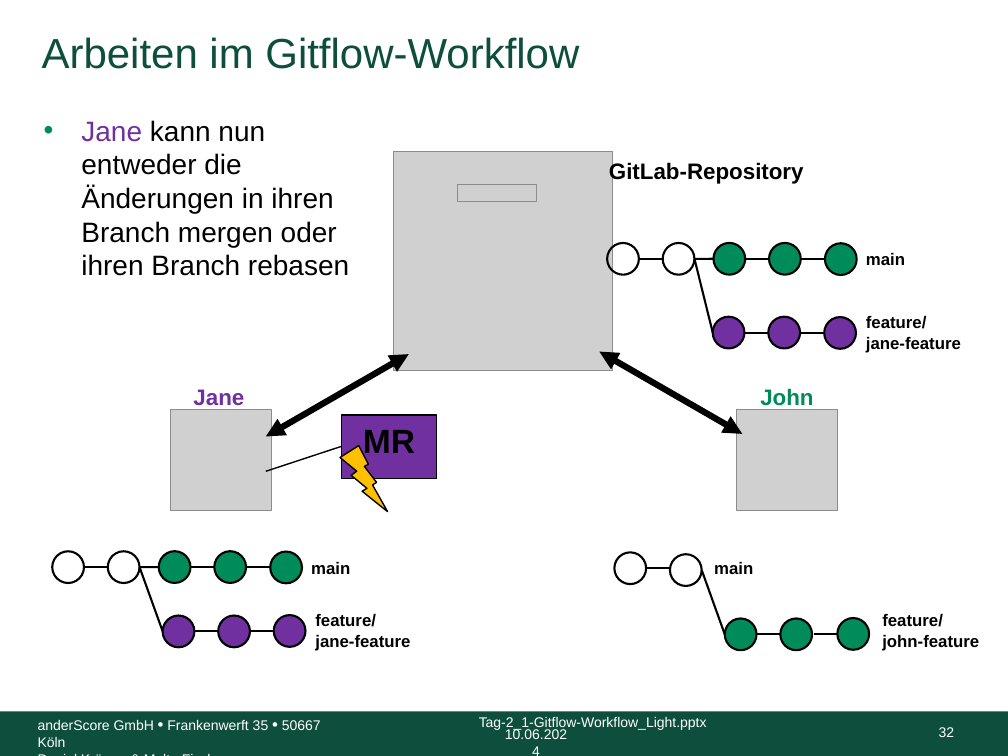
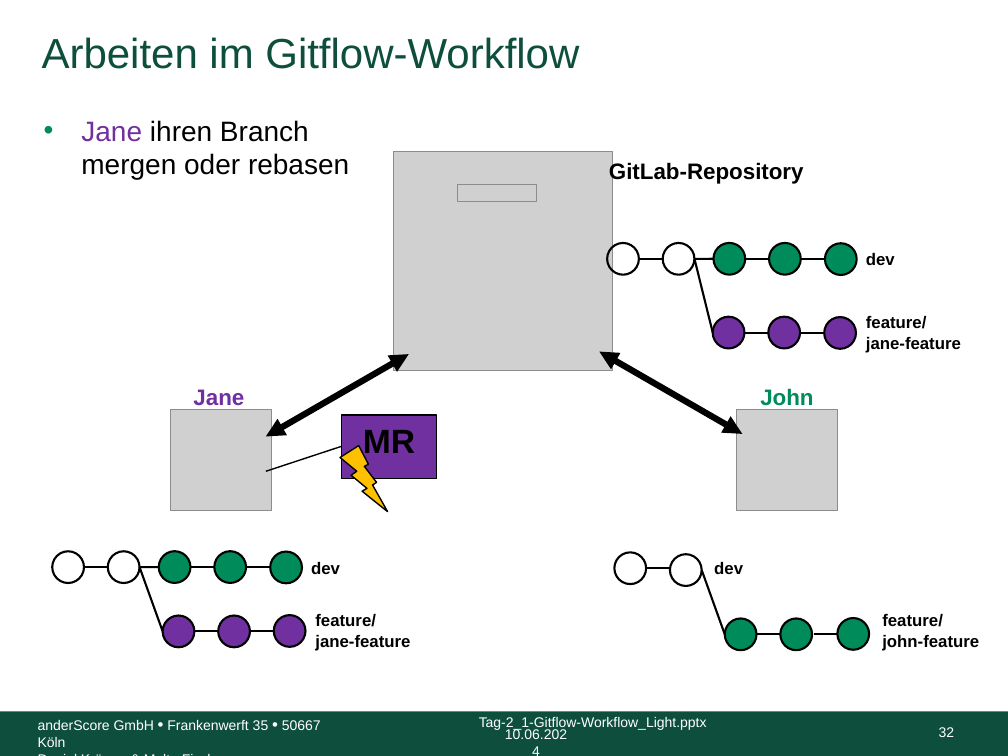
Before and after one commit to anderscore-gmbh/gitlab, a slide deck: slide 32 of slides/Tag-2_1-Gitflow-Workflow_Light.pptx. Drawn at 1008x756 pixels with LibreOffice and Linux fonts; fonts in the diff are those of the drawing; grey boxes stand for pictures; background and template pictures are left out. Boxes give left, top, right and bottom in pixels: in the first picture for what was removed or moved away, otherwise in the second. Text is boxed around its words. In the diff, an @@ line names an element or a change of style, - is before the commit and + after.

```diff
--- a/slides/Tag-2_1-Gitflow-Workflow_Light.pptx
+++ b/slides/Tag-2_1-Gitflow-Workflow_Light.pptx
@@ text at [81, 120, 349, 179]: text changed @@
-• Jane kann nun entweder die Änderungen in ihren Branch mergen oder ihren Branch rebasen
+• Jane ihren Branch mergen oder rebasen
@@ text at [866, 253, 895, 265]: text changed @@
-main
+dev
@@ text at [311, 562, 340, 574]: text changed @@
-main
+dev
@@ text at [714, 562, 743, 574]: text changed @@
-main
+dev
```
Also in this commit, not shown: 17 other slides changed, 3 other files.
